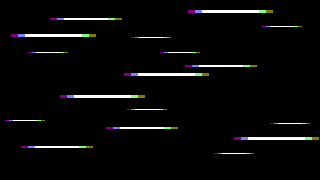
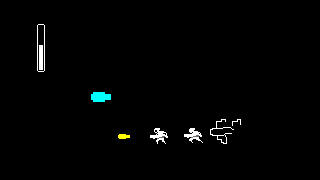
Layered file, before and after one edit (320x180). Changes by layer:
showed "Layer 1" over [210, 119, 241, 144]
showed "bullet big" over [91, 92, 111, 102]
showed "bullet reg" over [118, 134, 130, 139]
showed "gun", painted on it over [37, 24, 202, 139]
showed "player" over [154, 128, 203, 144]
hid group "stars" (68 layers) over [5, 10, 319, 154]
